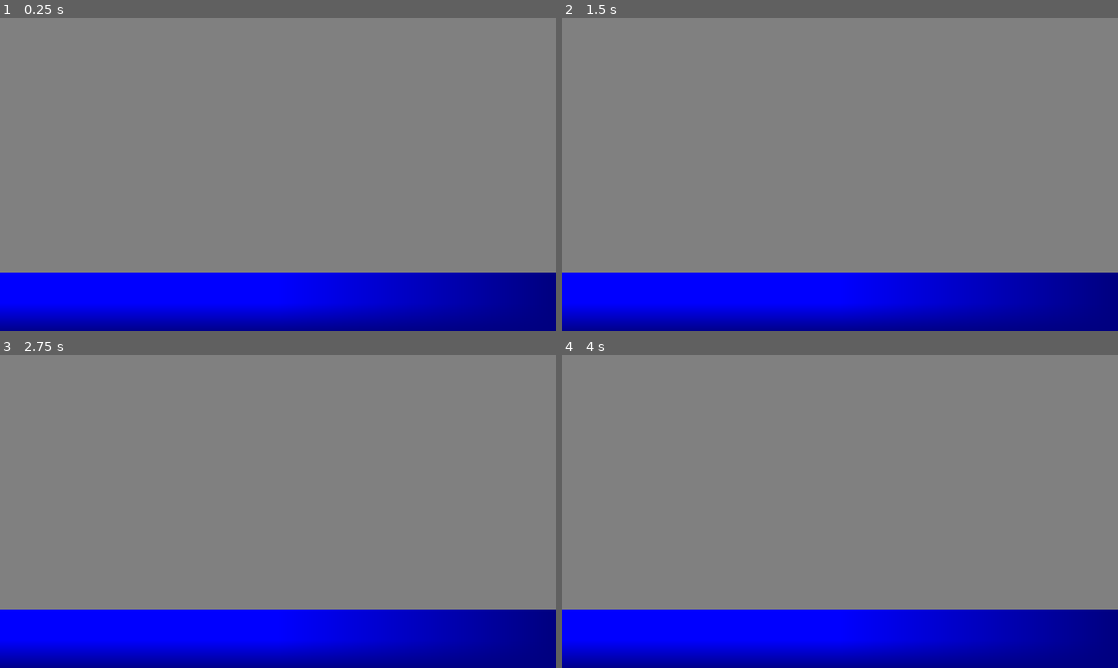
Above: before the commit, frames 1-4 (two rows, left to right).
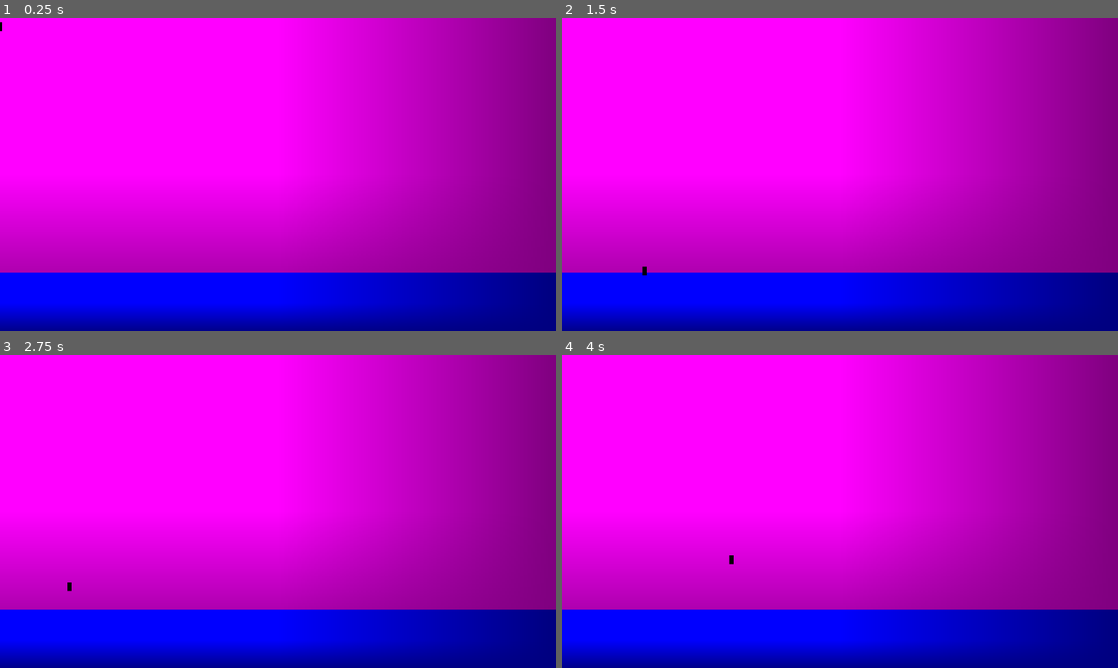
Above: after the commit, the same moments.

Repository: bjosephkatz/Bethesda-Brawl
Game: Godot game, scene res://scenes/game_arena.tscn
Same seed, same stepped clock (60 frames per second), same inputs: the game is played once before the commit and once after it.
Inputs:
- Up to frame 1 (0.25 s): no input
- Up to frame 2 (1.5 s): tap Enter (ui_accept) at 0.5, 0.6, 0.77, 1.07, 1.25, 1.35 s; hold Right (ui_right) from 0.53 s (still down)
- Up to frame 3 (2.75 s): tap Enter (ui_accept) at 1.52, 1.82, 2, 2.1 s; release Right (ui_right) at 2.03 s; hold Left (ui_left) from 2.03 s (still down)
- Up to frame 4 (4 s): tap Enter (ui_accept) at 2.75, 2.85, 3.02, 3.32, 3.5, 3.6, 3.77 s; release Left (ui_left) at 2.78 s; hold Right (ui_right) from 2.78 s (still down)

The runs differ from the first frame. In frame 1, 81% of the frame differs, in the area x 0-100%, y 0-82%; in frame 2, 81%, in the area x 0-100%, y 0-83%; in frame 3, 81%; in frame 4, 81%.

Commit message:
Added platformer script

Diff:
--- /dev/null
+++ b/characters/player.tscn
@@ -0,0 +1,17 @@
+[gd_scene load_steps=3 format=3 uid="uid://dasnyjmjs0nm5"]
+
+[sub_resource type="PlaceholderTexture2D" id="PlaceholderTexture2D_a1nvs"]
+
+[sub_resource type="RectangleShape2D" id="RectangleShape2D_2xdjh"]
+
+[node name="Player" type="CharacterBody2D"]
+
+[node name="Sprite2D" type="Sprite2D" parent="."]
+modulate = Color(0, 1, 0, 1)
+position = Vector2(5.50002, -83.25)
+scale = Vector2(153, 167.5)
+texture = SubResource("PlaceholderTexture2D_a1nvs")
+
+[node name="CollisionShape2D" type="CollisionShape2D" parent="."]
+scale = Vector2(10, 20)
+shape = SubResource("RectangleShape2D_2xdjh")
--- a/scenes/game_arena.tscn
+++ b/scenes/game_arena.tscn
@@ -1,42 +1,44 @@
-[gd_scene load_steps=4 format=3 uid="uid://cknmvyi3s60mv"]
+[gd_scene load_steps=7 format=3 uid="uid://cknmvyi3s60mv"]
+
+[ext_resource type="Script" uid="uid://cwseunnqrq5aw" path="res://scripts/player.gd" id="1_2xdjh"]
+
+[sub_resource type="PlaceholderTexture2D" id="PlaceholderTexture2D_pwy2h"]
 
 [sub_resource type="RectangleShape2D" id="RectangleShape2D_a1nvs"]
 size = Vector2(1279, 128)
 
 [sub_resource type="PlaceholderTexture2D" id="PlaceholderTexture2D_2xdjh"]
 
+[sub_resource type="PlaceholderTexture2D" id="PlaceholderTexture2D_a1nvs"]
+
 [sub_resource type="RectangleShape2D" id="RectangleShape2D_2xdjh"]
 
 [node name="GameArena" type="Node2D"]
 
-[node name="CanvasLayer" type="CanvasLayer" parent="."]
+[node name="Background" type="Sprite2D" parent="."]
+position = Vector2(640, 360)
+scale = Vector2(1280, 720)
+texture = SubResource("PlaceholderTexture2D_pwy2h")
 
-[node name="ColorRect" type="ColorRect" parent="CanvasLayer"]
-anchors_preset = 15
-anchor_right = 1.0
-anchor_bottom = 1.0
-grow_horizontal = 2
-grow_vertical = 2
-color = Color(0.501961, 0.501961, 0.501961, 1)
-metadata/_edit_lock_ = true
+[node name="Platform" type="StaticBody2D" parent="."]
 
-[node name="Platform" type="StaticBody2D" parent="CanvasLayer"]
-
-[node name="CollisionShape2D" type="CollisionShape2D" parent="CanvasLayer/Platform"]
+[node name="CollisionShape2D" type="CollisionShape2D" parent="Platform"]
 position = Vector2(640, 656)
 shape = SubResource("RectangleShape2D_a1nvs")
 
-[node name="Sprite2D" type="Sprite2D" parent="CanvasLayer/Platform"]
+[node name="Sprite2D" type="Sprite2D" parent="Platform"]
 modulate = Color(0, 0, 1, 1)
 position = Vector2(640, 656)
 scale = Vector2(1280, 140)
 texture = SubResource("PlaceholderTexture2D_2xdjh")
 
 [node name="Player" type="CharacterBody2D" parent="."]
+script = ExtResource("1_2xdjh")
 
 [node name="Sprite2D" type="Sprite2D" parent="Player"]
 modulate = Color(0, 1, 0, 1)
+scale = Vector2(10, 20)
+texture = SubResource("PlaceholderTexture2D_a1nvs")
 
 [node name="CollisionShape2D" type="CollisionShape2D" parent="Player"]
-scale = Vector2(10, 20)
 shape = SubResource("RectangleShape2D_2xdjh")
--- a/scenes/player.gd
+++ /dev/null
@@ -1,22 +0,0 @@
-extends CharacterBody2D
-
-const SPEED = 200
-const JUMP_VELOCITY = -500
-const GRAVITY = 1000
-
-func _physics_process(delta):
-	var velocity = self.velocity
-
-	# Horizontal movement
-	velocity.x = Input.get_action_strength("ui_right") - Input.get_action_strength("ui_left")
-	velocity.x *= SPEED
-
-	# Gravity
-	velocity.y += GRAVITY * delta
-
-	# Jump
-	if is_on_floor() and Input.is_action_just_pressed("ui_accept"):
-		velocity.y = JUMP_VELOCITY
-
-	self.velocity = velocity
-	move_and_slide()
--- /dev/null
+++ b/scripts/player.gd
@@ -0,0 +1,21 @@
+extends CharacterBody2D
+
+# Constants
+const SPEED = 200
+const GRAVITY = 600
+const JUMP_FORCE = -400
+
+func _physics_process(delta):
+	# Apply gravity
+	velocity.y += GRAVITY * delta
+
+	# Handle left/right input
+	var input_direction = Input.get_action_strength("ui_right") - Input.get_action_strength("ui_left")
+	velocity.x = input_direction * SPEED
+
+	# Jump
+	if is_on_floor() and Input.is_action_just_pressed("ui_accept"):
+		velocity.y = JUMP_FORCE
+
+	# Move the character
+	move_and_slide()
Renamed: scenes/player.gd.uid -> scripts/player.gd.uid
